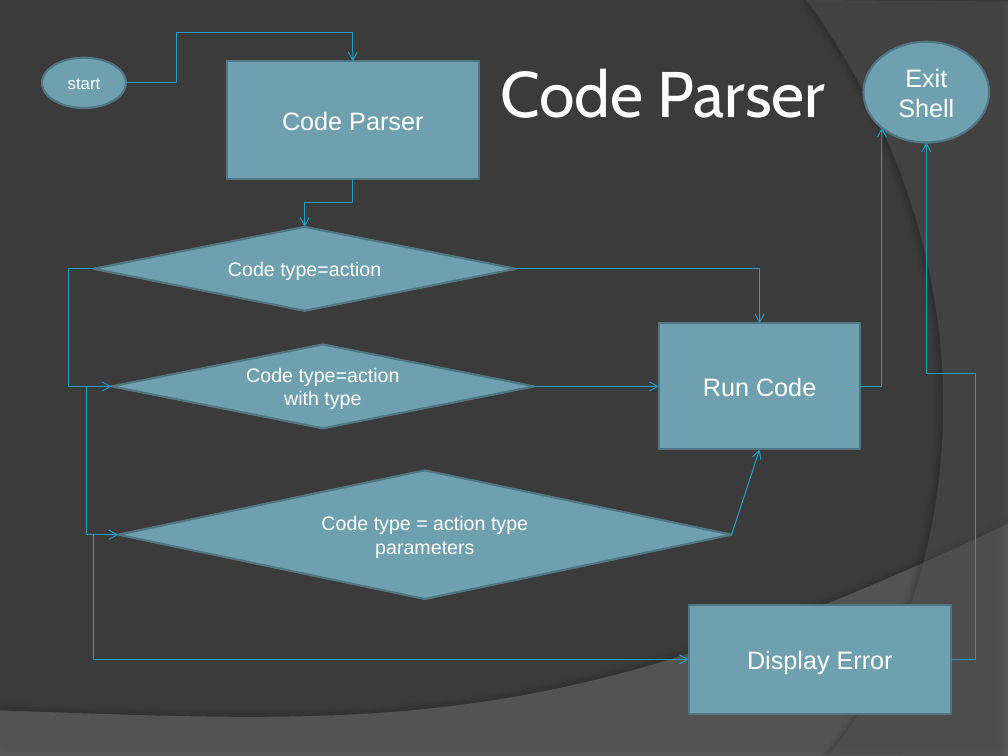
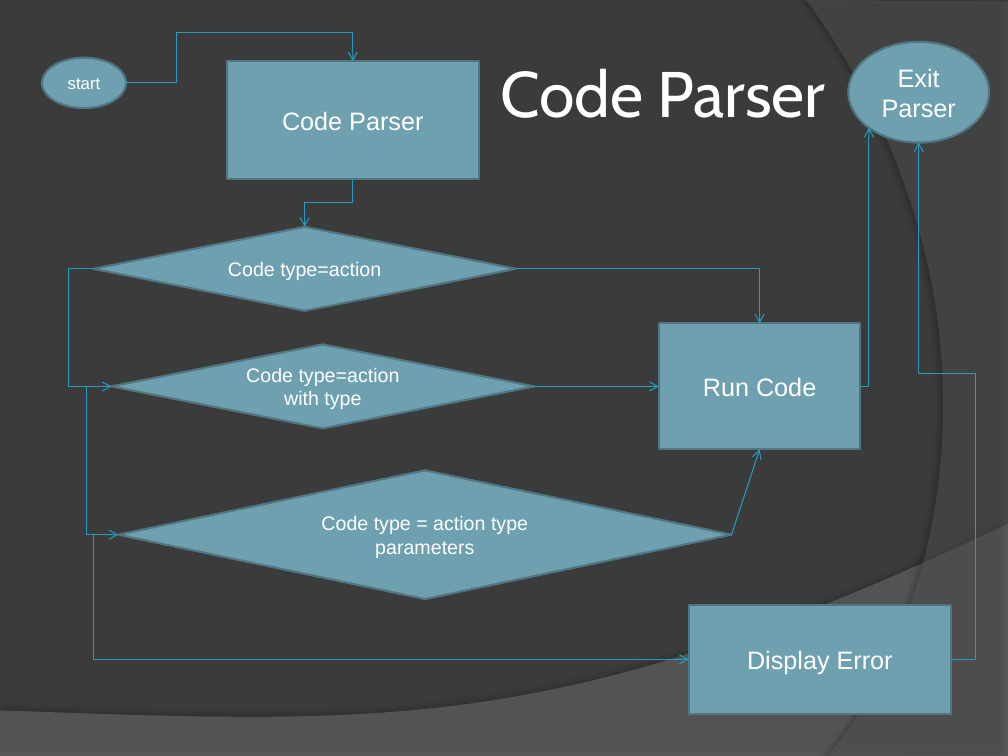
Before and after one commit to Mel4221/QuickToolsScript, a slide deck: slide 4 of Documentation/QuickToolsScript_Schema.pptx. Drawn at 1008x756 pixels with LibreOffice and Linux fonts; fonts in the diff are those of the drawing. Boxes give left, top, right and bottom in pixels: in the first picture for what was removed or moved away, otherwise in the second. Text is boxed around its words. In the diff, an @@ line names an element or a change of style, - is before the commit and + after.

```diff
--- a/Documentation/QuickToolsScript_Schema.pptx
+++ b/Documentation/QuickToolsScript_Schema.pptx
@@ ellipse "Exit Parser": place and size @@
-ellipse "Exit Parser" at [864, 41, 990, 142]
+ellipse "Exit Parser" at [849, 41, 990, 142]
@@ text in ellipse at [882, 69, 956, 117]: text changed @@
-Exit Shell
+Exit Parser
@@ elbow arrow moved from (861, 386) - (882, 128) to (861, 386) - (869, 128) @@
@@ elbow arrow moved from (951, 659) - (926, 142) to (951, 659) - (918, 142) @@
```
Also in this commit, not shown: 1 other slide changed, 1 slide added.
